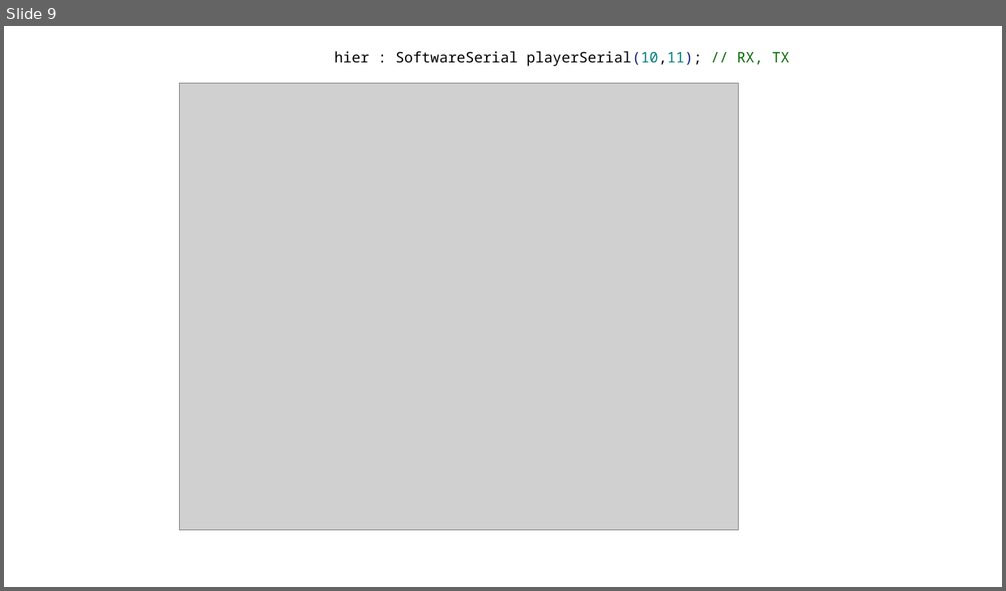
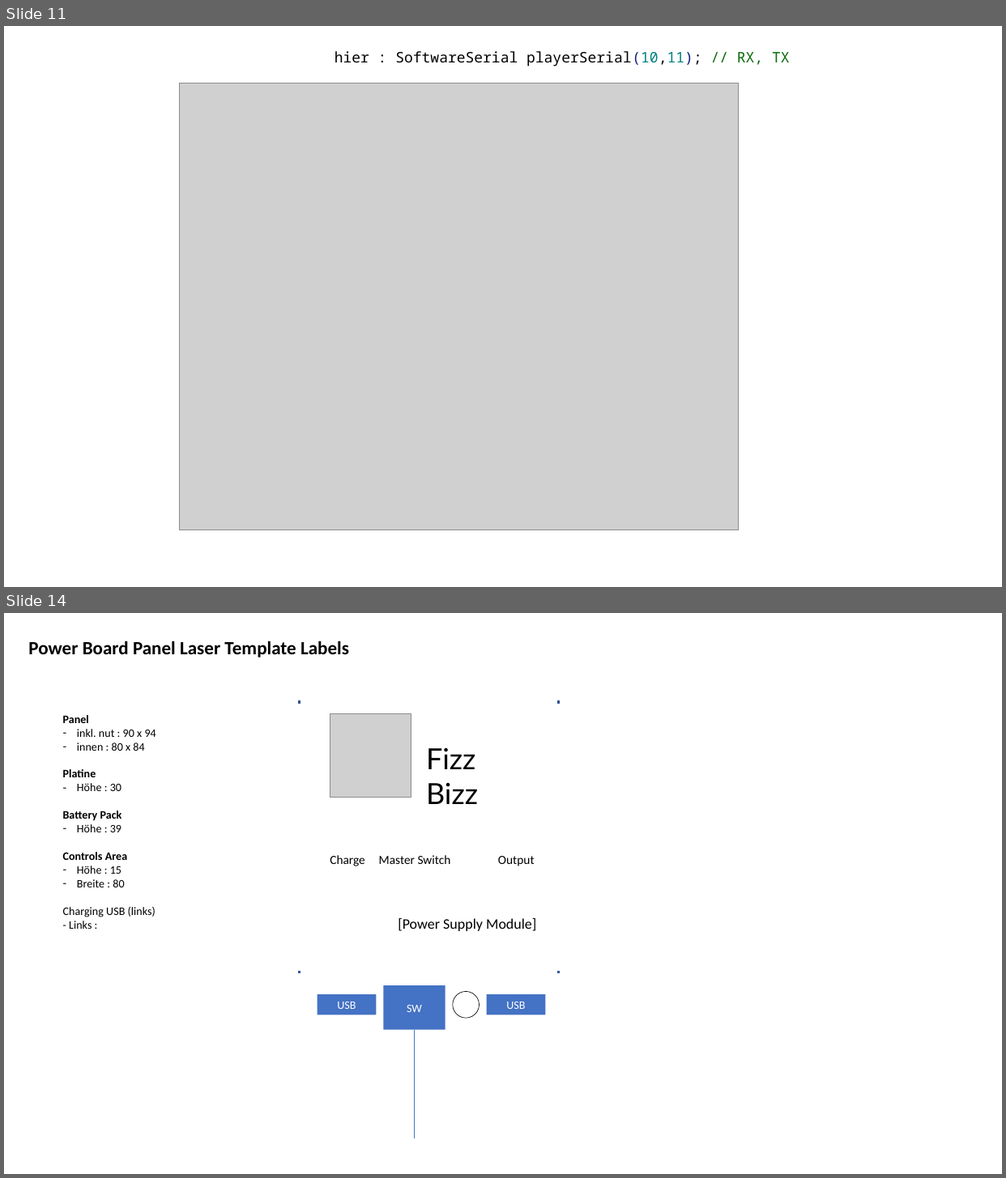
Before and after one commit to jeskes/activityboard, a slide deck: Activityboard.pptx. Shown one above the other, each under a label of ours: slide 9 before the commit, slides 11 and 14 after it; the slides between them are not shown. The pictures are 1006x591 and 1006x1178 pixels, drawn with LibreOffice and Linux fonts; fonts in the diff are those of the drawing; grey boxes stand for pictures. Boxes give left, top, right and bottom in pixels: in the first picture for what was removed or moved away, otherwise in the second. Text is boxed around its words. In the diff, an @@ line names an element or a change of style, - is before the commit and + after.

```diff
--- a/Activityboard.pptx
+++ b/Activityboard.pptx
@@ slide 14 added at [4,613,1002,1174], background #FFFFFF @@
@@ title added at [28,641,349,658], 18 pt, text #000000, bold @@
+Power Board Panel Laser Template Labels
@@ rectangle added at [299,701,300,703], fill #4472C4, outline #325491 1 pt @@
@@ rectangle added at [558,701,560,703], fill #4472C4, outline #325491 1 pt @@
@@ text added at [63,715,156,929], 11 pt, text #000000 @@
+Panel
+– inkl. nut : 90 x 94
+– innen : 80 x 84
+Platine
+– Höhe : 30
+Battery Pack
+– Höhe : 39
+Controls Area
+– Höhe : 15
+– Breite : 80
+Charging USB (links)
+- Links :
@@ picture added at [330,714,411,798] @@
@@ text added at [426,747,478,804], 28 pt, text #000000 @@
+Fizz Bizz
@@ text added at [330,855,365,867], 12 pt, text #000000 @@
+Charge
@@ text added at [379,855,451,864], 12 pt, text #000000 @@
+Master Switch
@@ text added at [498,856,535,867], 12 pt, text #000000 @@
+Output
@@ text added at [398,918,536,931], 14 pt, text #000000 @@
+[Power Supply Module]
@@ rectangle added at [299,972,300,973], fill #4472C4, outline #325491 1 pt @@
@@ rectangle added at [558,972,560,973], fill #4472C4, outline #325491 1 pt @@
@@ rectangle added at [317,995,376,1016], fill #4472C4, 11 pt, text #FFFFFF @@
+USB
@@ rectangle added at [384,986,445,1030], fill #4472C4, 11 pt, text #FFFFFF @@
+SW
@@ ellipse added at [453,992,479,1018], outline #000000 0.5 pt @@
@@ rectangle added at [487,995,546,1016], fill #4472C4, 11 pt, text #FFFFFF @@
+USB
@@ line added from (414, 1030) to (414, 1139), #4472C4 0.5 pt @@
@@ what was slide 9 is now slide 11 @@
```
Also in this commit, not shown: 3 slides changed, 10 other slides added, 46 other files.
